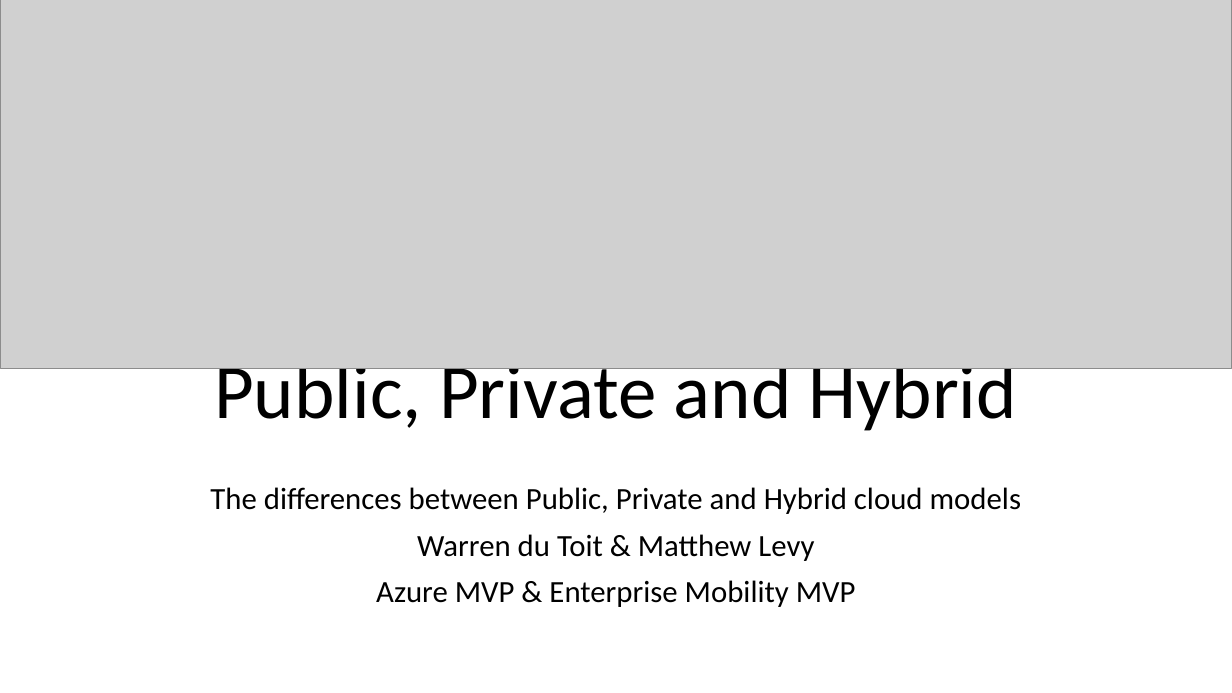
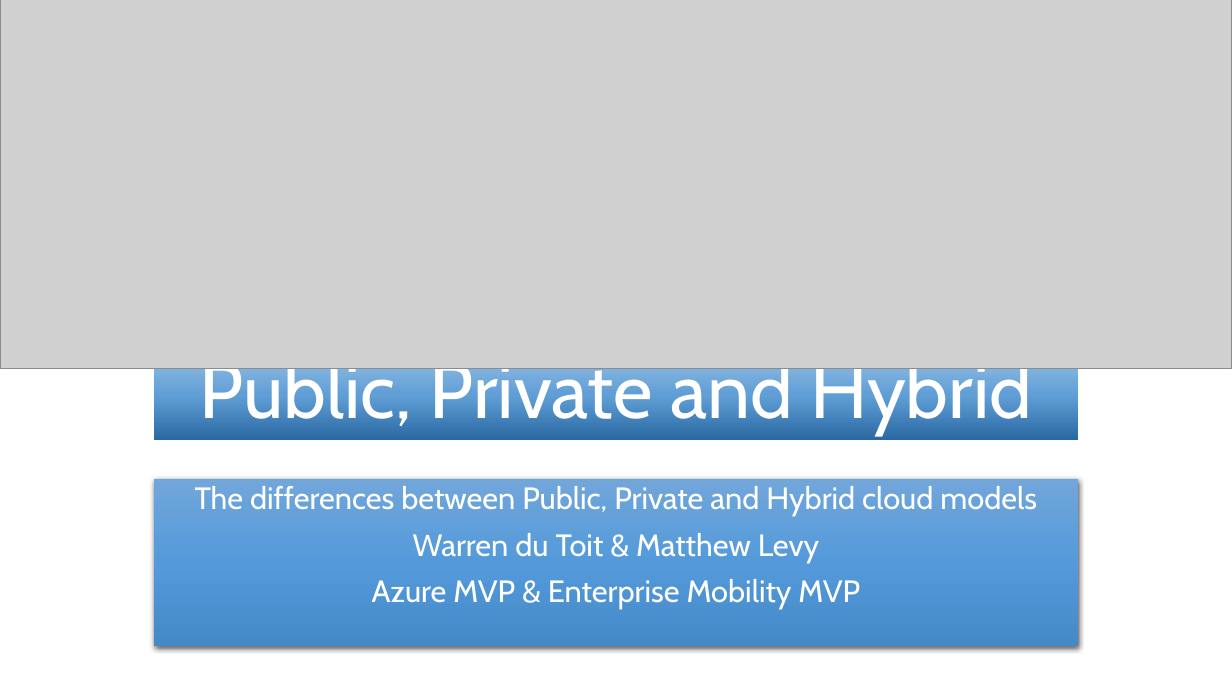
Before and after one commit to warrendt/cloudfridays, a slide deck: slide 1 of content/Azure Fundamentals/1. Understand cloud concepts/3. The differences between Public, Private and Hybrid cloud models.pptx. Drawn at 1232x693 pixels with LibreOffice and Linux fonts; fonts in the diff are those of the drawing; grey boxes stand for pictures; background and template pictures are left out. Boxes give left, top, right and bottom in pixels: in the first picture for what was removed or moved away, otherwise in the second. Text is boxed around its words. In the diff, an @@ line names an element or a change of style, - is before the commit and + after.

```diff
--- a/content/Azure Fundamentals/1. Understand cloud concepts/3. The differences between Public, Private and Hybrid cloud models.pptx
+++ b/content/Azure Fundamentals/1. Understand cloud concepts/3. The differences between Public, Private and Hybrid cloud models.pptx
@@ title "Public, Private and Hybrid": place and size @@
-title "Public, Private and Hybrid" at <box>214,355,1017,431</box>
+title "Public, Private and Hybrid" at <box>154,347,1079,440</box>
@@ title "Public, Private and Hybrid" at <box>154,347,1079,440</box>: font Calibri to Cabin, text colour #000000 to #FFFFFF; fill none to gradient #2A69A2 to #609ED6 to #9DC3E6 @@
@@ subtitle "The differences between Public, Private ...": place and size @@
-subtitle "The differences between Public, Private ..." at <box>210,487,1021,607</box>
+subtitle "The differences between Public, Private ..." at <box>154,479,1079,646</box>
@@ subtitle "The differences between Public, Private ..." at <box>154,479,1079,646</box>: font Calibri to Cabin, text colour #000000 to #FFFFFF; fill none to gradient #71A6DB to #559BDB to #448ACA; shadow on @@
```
